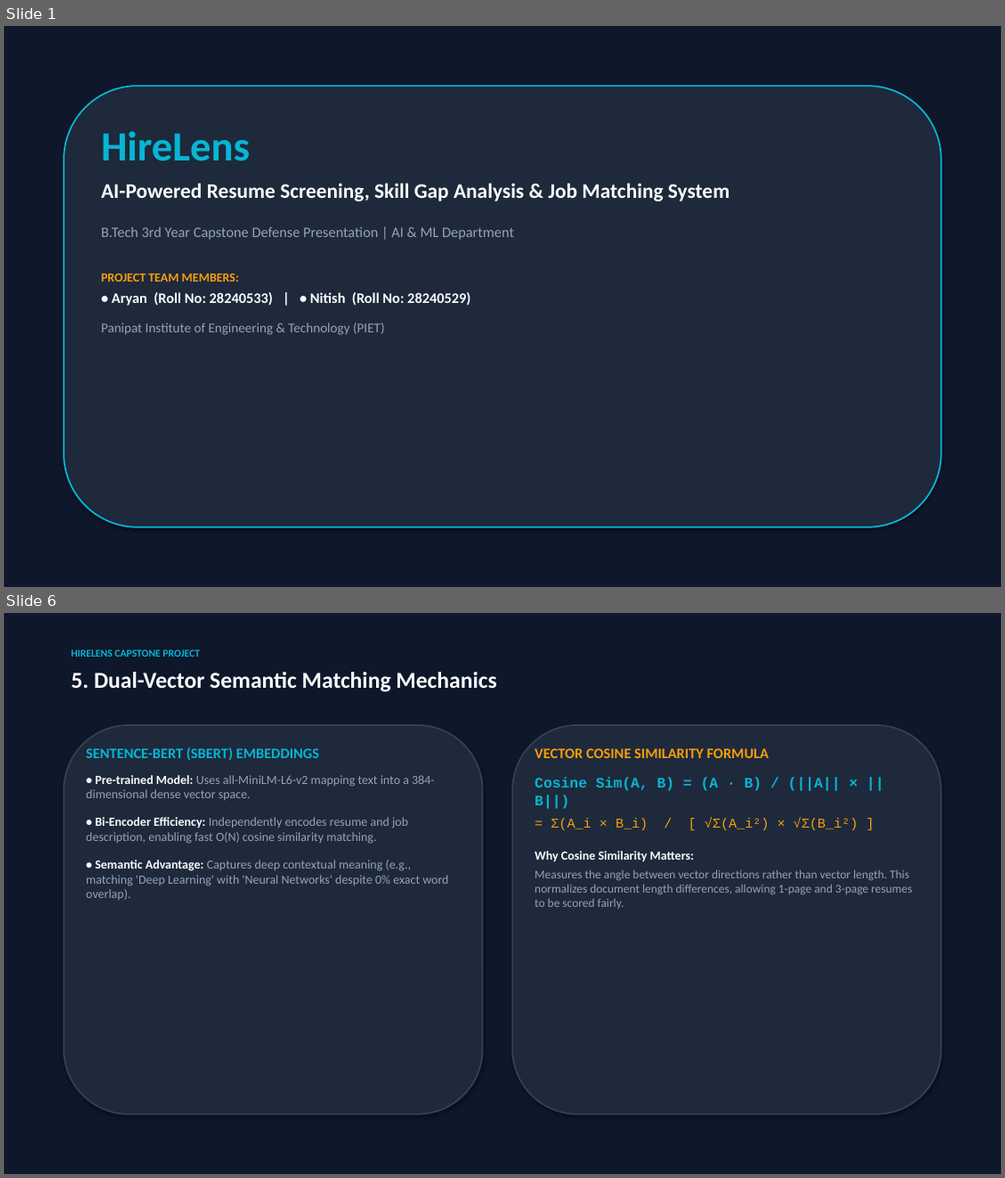
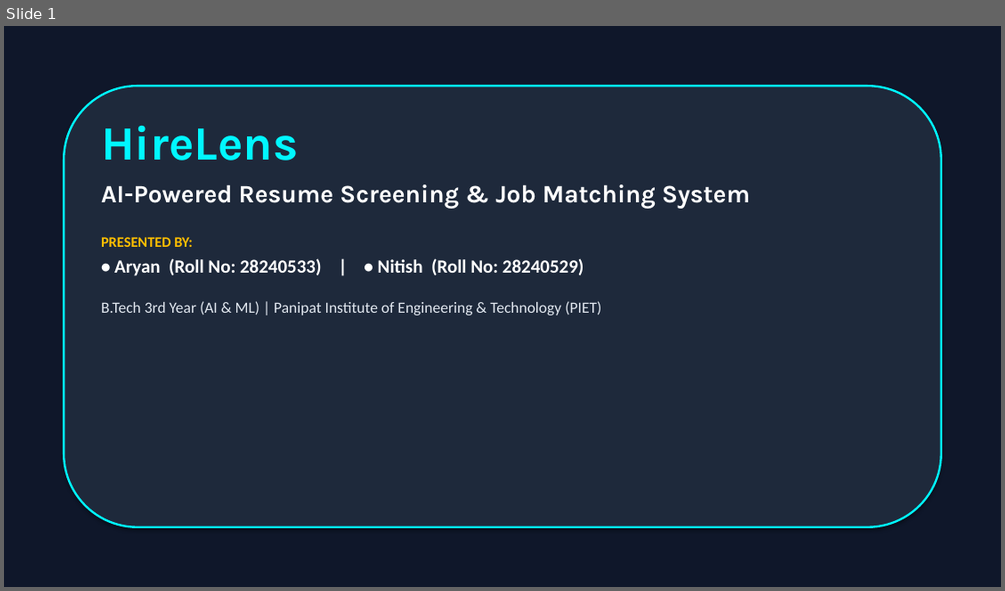
Before and after one commit to Aryan8182/Hirelens-ai-resume-analyzer, a slide deck: HireLens_Presentation.pptx. Shown one above the other, each under a label of ours: slides 1 and 6 before the commit, slide 1 after it; the slides between them are not shown. The pictures are 1005x1178 and 1005x591 pixels, drawn with LibreOffice and Linux fonts; fonts in the diff are those of the drawing. Boxes give left, top, right and bottom in pixels: in the first picture for what was removed or moved away, otherwise in the second. Text is boxed around its words. In the diff, an @@ line names an element or a change of style, - is before the commit and + after.

Commit message:
Update HireLens_Presentation.pptx with large-font classroom-ready presentation deck

```diff
--- a/HireLens_Presentation.pptx
+++ b/HireLens_Presentation.pptx
@@ slide 6 removed at (4,613,1001,1174), background #0F172A @@
@@ text removed at (71,649,200,657) @@
-HIRELENS CAPSTONE PROJECT
@@ text removed at (71,672,496,692) @@
-5. Dual-Vector Semantic Matching Mechanics
@@ rounded rectangle removed at (64,725,483,1114) @@
@@ rounded rectangle removed at (512,725,941,1114) @@
@@ text removed at (86,747,448,900) @@
-SENTENCE-BERT (SBERT) EMBEDDINGS
-• Pre-trained Model: Uses all-MiniLM-L6-v2 mapping text into a 384-dimensional dense vector space.
-• Bi-Encoder Efficiency: Independently encodes resume and job description, enabling fast O(N) cosine similarity matching.
-• Semantic Advantage: Captures deep contextual meaning (e.g., matching 'Deep Learning' with 'Neural Networks' despite 0% exact word overlap).
@@ text removed at (534,748,912,908) @@
-VECTOR COSINE SIMILARITY FORMULA
-Cosine Sim(A, B) = (A · B) / (||A|| × ||B||)
-= Σ(A_i × B_i) / [ √Σ(A_i²) × √Σ(B_i²) ]
-Why Cosine Similarity Matters:
-Measures the angle between vector directions rather than vector length. This normalizes document length differences, allowing 1-page and 3-page resumes to be scored fairly.
@@ slide 1 changed as well @@
@@ rounded rectangle at (64,86,941,527): outline #06B6D4 1.5 pt to #00F7FF 2 pt @@
@@ text at (101,126,584,276): size 40 to 46 pt, font Calibri to Karla, text colour #06B6D4 to #00F7FF in "HireLens"; size 14 to 18 pt, text colour #F8FAFC to #FFFFFF in "• Aryan (Roll No: 28240533) | • ..."; more space between paragraphs @@
@@ text at (101,184,750,247): text changed; size 20 to 24 pt; font Calibri to Karla; text colour #F8FAFC to #FFFFFF @@
-AI-Powered Resume Screening, Skill Gap Analysis & Job Matching System
-B.Tech 3rd Year Capstone Defense Presentation | AI & ML Department
-PROJECT TEAM MEMBERS:
+AI-Powered Resume Screening & Job Matching System
+PRESENTED BY:
@@ text at (101,301,601,315): text changed; size 13 to 15 pt; text colour #94A3B8 to #E2E8F0 @@
-Panipat Institute of Engineering & Technology (PIET)
+B.Tech 3rd Year (AI & ML) | Panipat Institute of Engineering & Technology (PIET)
```
Also in this commit, not shown: 3 other slides changed, 8 slides added, 7 other slides removed, 1 other file.
